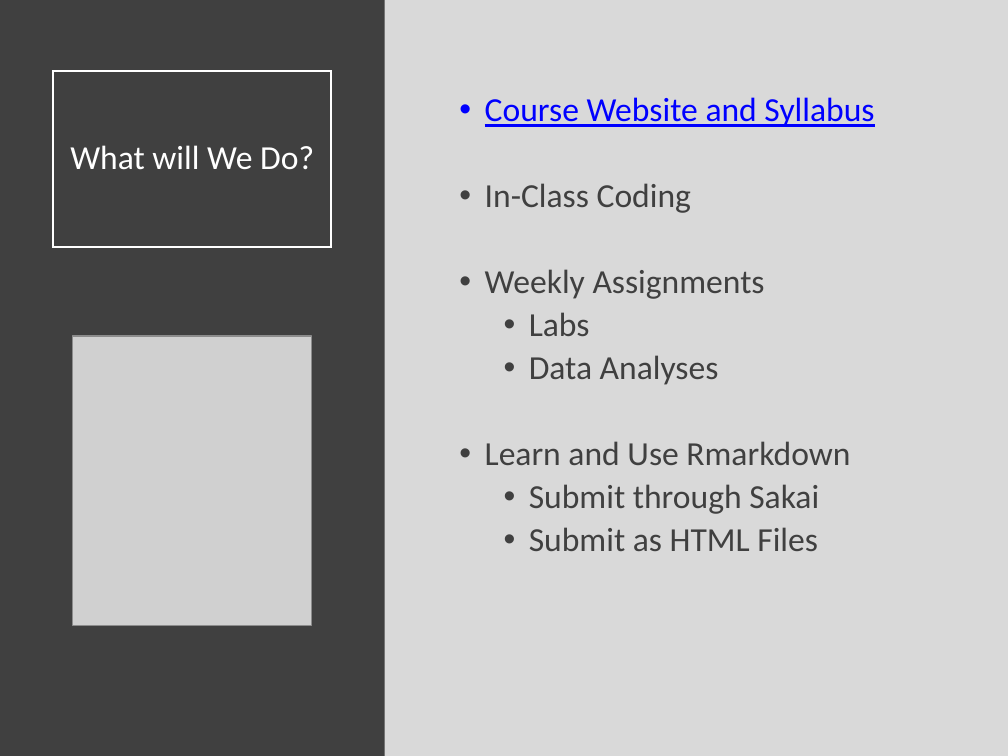
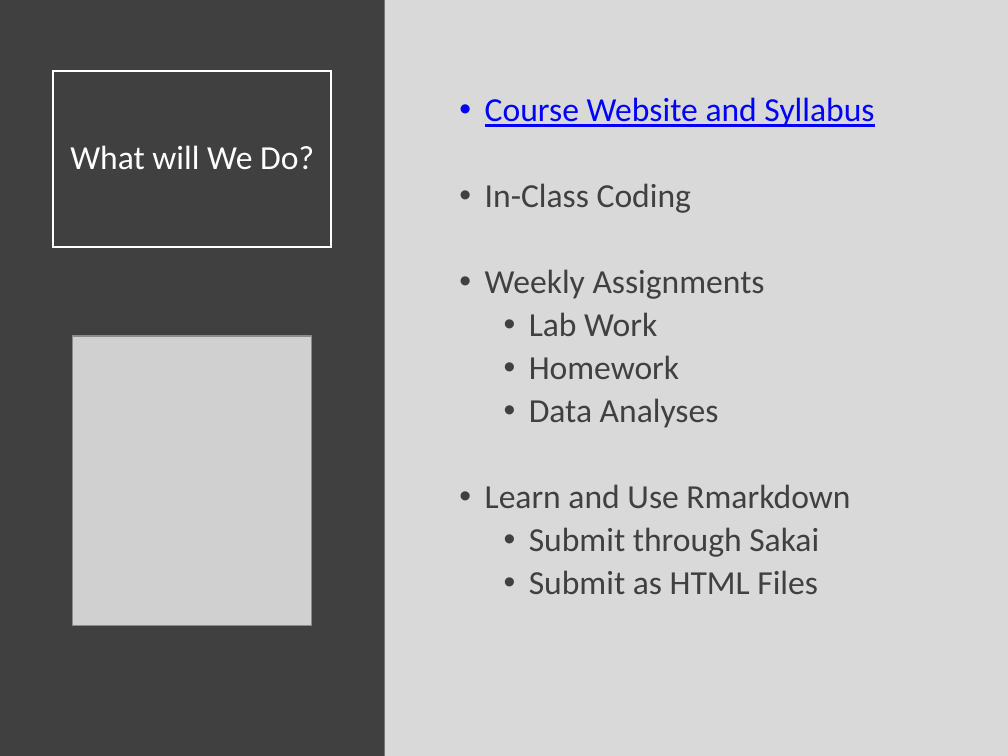
Before and after one commit to SuperMarioGiacomazzo/STOR320_WEBSITE, a slide deck: slide 6 of Lecture/Introduction/Intro_Lecture.pptx. Drawn at 1008x756 pixels with LibreOffice and Linux fonts; fonts in the diff are those of the drawing; grey boxes stand for pictures. Boxes give left, top, right and bottom in pixels: in the first picture for what was removed or moved away, otherwise in the second. Text is boxed around its words. In the diff, an @@ line names an element or a change of style, - is before the commit and + after.

```diff
--- a/Lecture/Introduction/Intro_Lecture.pptx
+++ b/Lecture/Introduction/Intro_Lecture.pptx
@@ text at (529, 312, 679, 379): text changed @@
-  • Labs
+  • Lab Work
+  • Homework
```
Also in this commit, not shown: 1 other slide changed, 1 other file.
